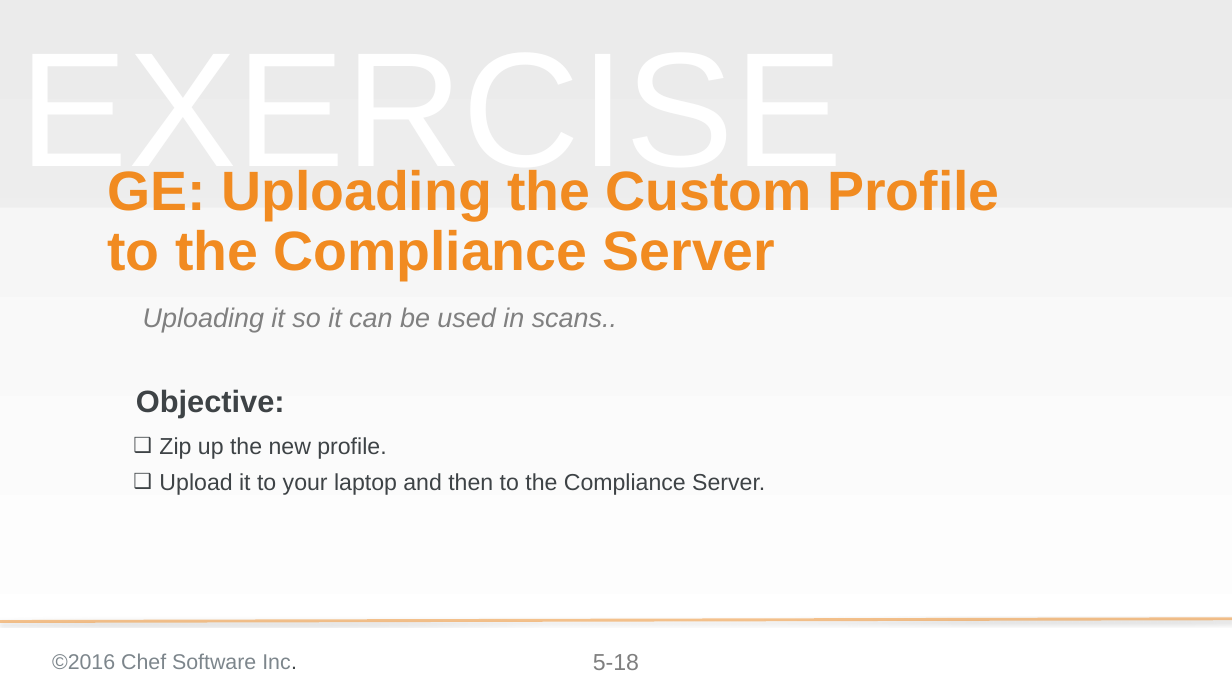
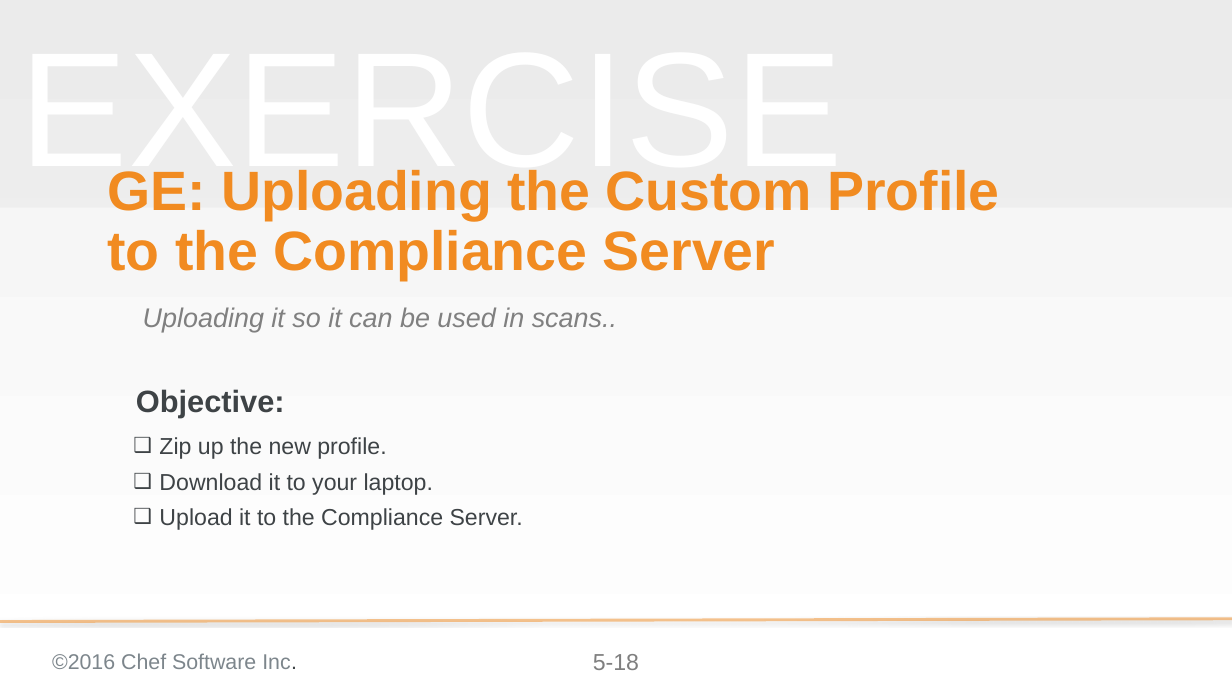
Before and after one commit to bchamby/chef-compliance-installation-configuration-operation, a slide deck: slide 18 of 05-creating-custom-profiles.pptx. Drawn at 1232x693 pixels with LibreOffice and Linux fonts; fonts in the diff are those of the drawing; background and template pictures are left out. Boxes give left, top, right and bottom in pixels: in the first picture for what was removed or moved away, otherwise in the second. Text is boxed around its words. In the diff, an @@ line names an element or a change of style, - is before the commit and + after.

Commit message:
Update creating custom profiles
* Update objective:  'Use InSpec...' not 'Using InSpec...'
* Spell out 'command line interface'
* Change the header of the slide for creating the profile directory
* Change the header of the slide when creating the metadata.rb file, use 'Creat
e' instead of 'Creating'
* Downloading the zipped profile and uploading it are two different objectives
* Align the output of the zip command
* Correct the title of the slide when re-scanning the node 'Scan Your Node' ins
tead of 'Upload the Profile to Chef Compliance'

```diff
--- a/05-creating-custom-profiles.pptx
+++ b/05-creating-custom-profiles.pptx
@@ text at box(159, 473, 523, 530): text changed @@
-❑ Upload it to your laptop and then to the Compliance Server.
+❑ Download it to your laptop.
+❑ Upload it to the Compliance Server.
```
Also in this commit, not shown: 5 other slides changed.
